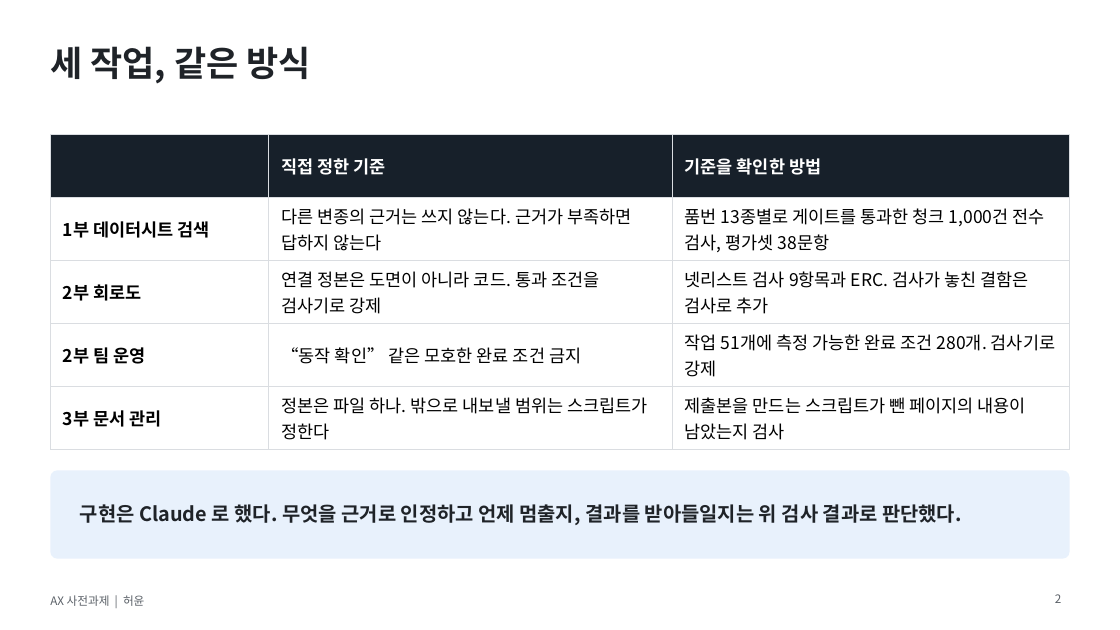
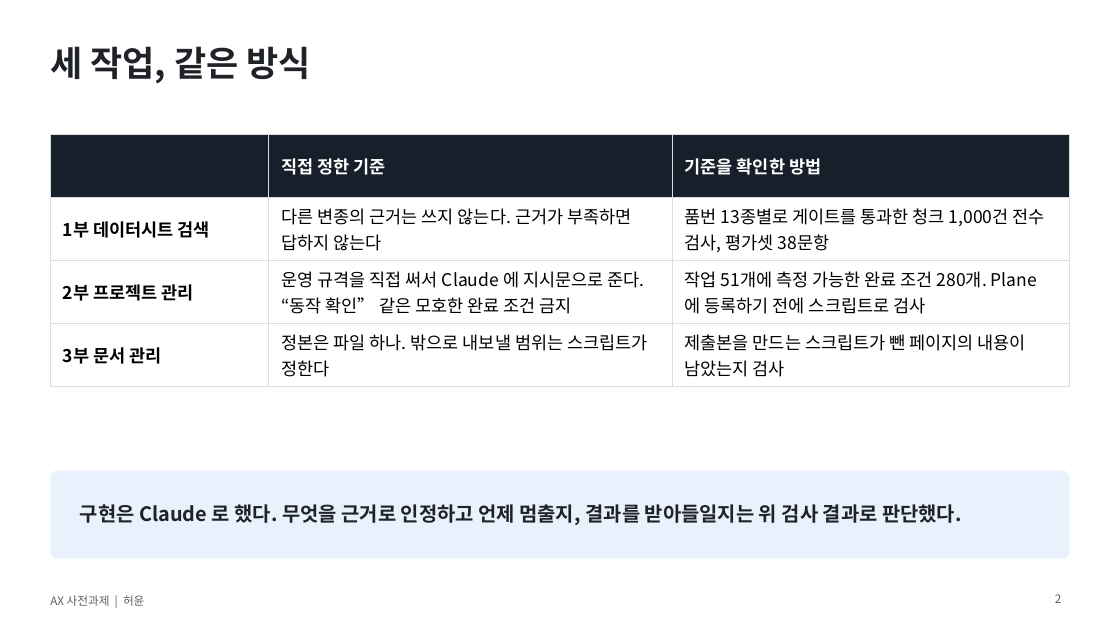
Before and after one commit to hwy-10/lgd-ax-portfolio, a slide deck: slide 2 of 발표자료.pptx. Drawn at 1120x630 pixels with LibreOffice and Linux fonts; fonts in the diff are those of the drawing. Boxes give left, top, right and bottom in pixels: in the first picture for what was removed or moved away, otherwise in the second. Text is boxed around its words. In the diff, an @@ line names an element or a change of style, - is before the commit and + after.

```diff
--- a/발표자료.pptx
+++ b/발표자료.pptx
@@ table at (x1=50, y1=134, x2=1070, y2=381) @@
-row 3: 2부 회로도 | 연결 정본은 도면이 아니라 코드. 통과 조건을 검사기로 강제 | 넷리스트 검사 9항목과 ERC. 검사가 놓친 결함은 검사로 추가
-row 4: 2부 팀 운영 | “동작 확인” 같은 모호한 완료 조건 금지 | 작업 51개에 측정 가능한 완료 조건 280개. 검사기로 강제
+row 3: 2부 프로젝트 관리 | 운영 규격을 직접 써서 Claude 에 지시문으로 준다. “동작 확인” 같은 모호한 완료 조건 금지 | 작업 51개에 측정 가능한 완료 조건 280개. Plane 에 등록하기 전에 스크립트로 검사
```
Also in this commit, not shown: 4 other slides changed, 1 slide added, 18 slides removed, 3 other files.
